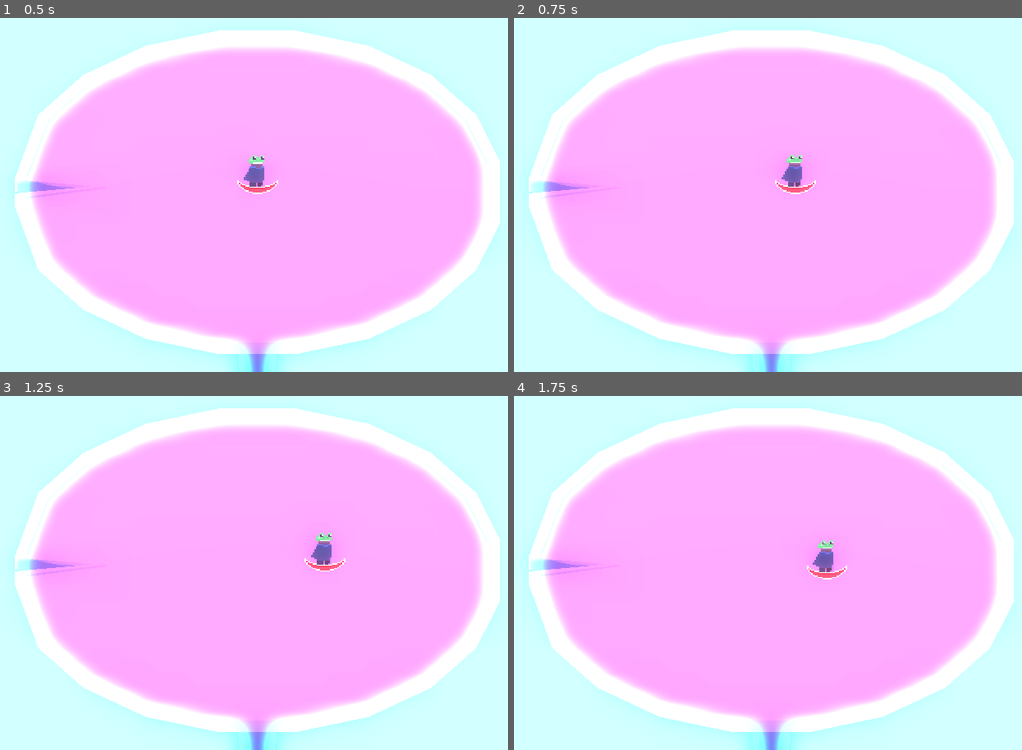
Above: before the commit, frames 1-4 (two rows, left to right).
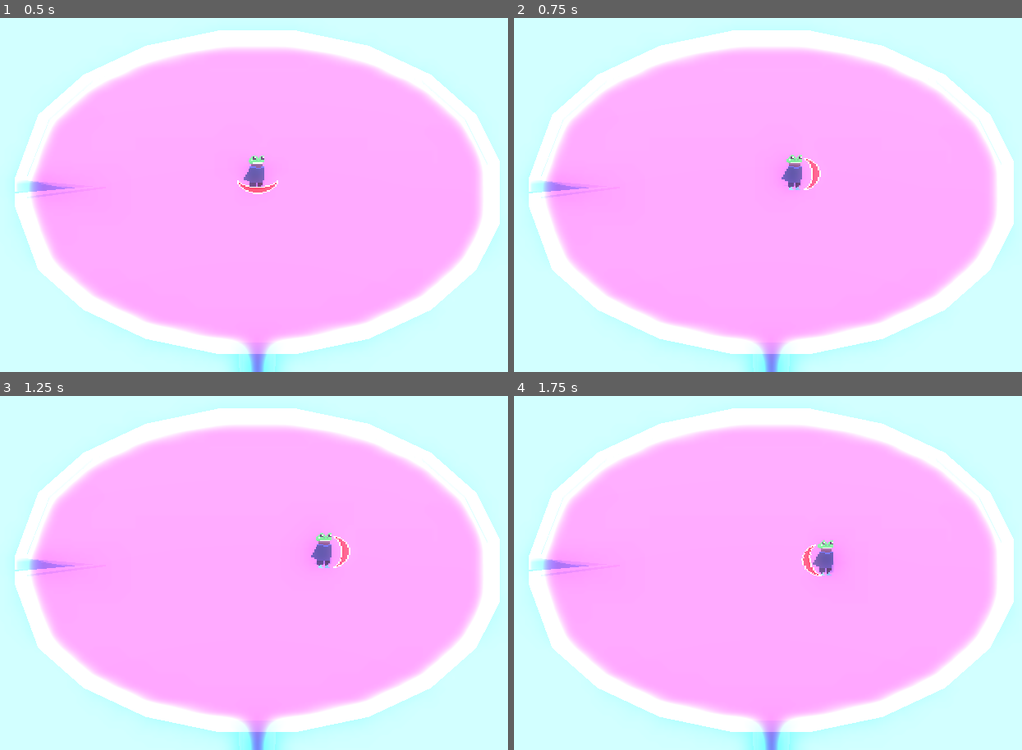
Above: after the commit, the same moments.

Repository: Brainthread/FrogGame
Game: Godot game, scene res://scenes/test.tscn
Two runs of this game, one before a commit and one after it. Both use one fixed random seed, a clock stepped at 60 frames per second and the inputs below.
Inputs (mouse positions are in pixels of both pictures, inside the frame that each line leads up to):
- Up to frame 1 (0.5 s): no input
- Up to frame 2 (0.75 s): move the mouse to (910, 170) at 0.52 s; hold D (right) from 0.53 s (still down); click (910, 170) at 0.6 s
- Up to frame 3 (1.25 s): keep holding D (right); tap Space (jump) at 0.77 s
- Up to frame 4 (1.75 s): move the mouse to (635, 583) at 1.27 s; release D (right) at 1.28 s; hold S (down) from 1.28 s (still down); click (635, 583) at 1.35 s; tap Space (jump) at 1.52 s

Frame 1 is identical in both runs. In frame 2, 0.2% of the frame differs, in the area x 51-61%, y 39-50%; in frame 3, 0.2%; in frame 4, 0.2%.

Commit message:
Add dimension handler, work with hitboxes

Diff:
--- a/scripts/Dimensionhandler.gd
+++ b/scripts/Dimensionhandler.gd
@@ -1 +1,3 @@
 extends Node
+
+@export var sprite_tilt:int = -12
--- a/scripts/statemachines/player/states/PlayerGroundAttackState.gd
+++ b/scripts/statemachines/player/states/PlayerGroundAttackState.gd
@@ -32,7 +32,9 @@
 	var vel = Vector3.ZERO;
 	vel = slice_movement_curve.sample(attack_timer/attack_time) * attack_direction * slice_movement_force
 	root.velocity = vel;
-	attack_timer += _delta
+	attack_timer += _delta;
+
+	set_hitbox_rotation();
 
 	if attack_timer >= attack_time:
 		attack_timer = 0
@@ -43,5 +45,12 @@
 	root.move_and_slide()
 
 
+func set_hitbox_rotation():
+	var dir:Vector2 = Vector2(attack_direction.z, attack_direction.x);
+	var angle = -atan2(dir.x, dir.y);
+	slash_hitbox.rotation = Vector3(slash_hitbox.rotation.x, angle, slash_hitbox.rotation.z);
+	pass
+
+
 func _state_physics_update(_delta: float):
 	pass
